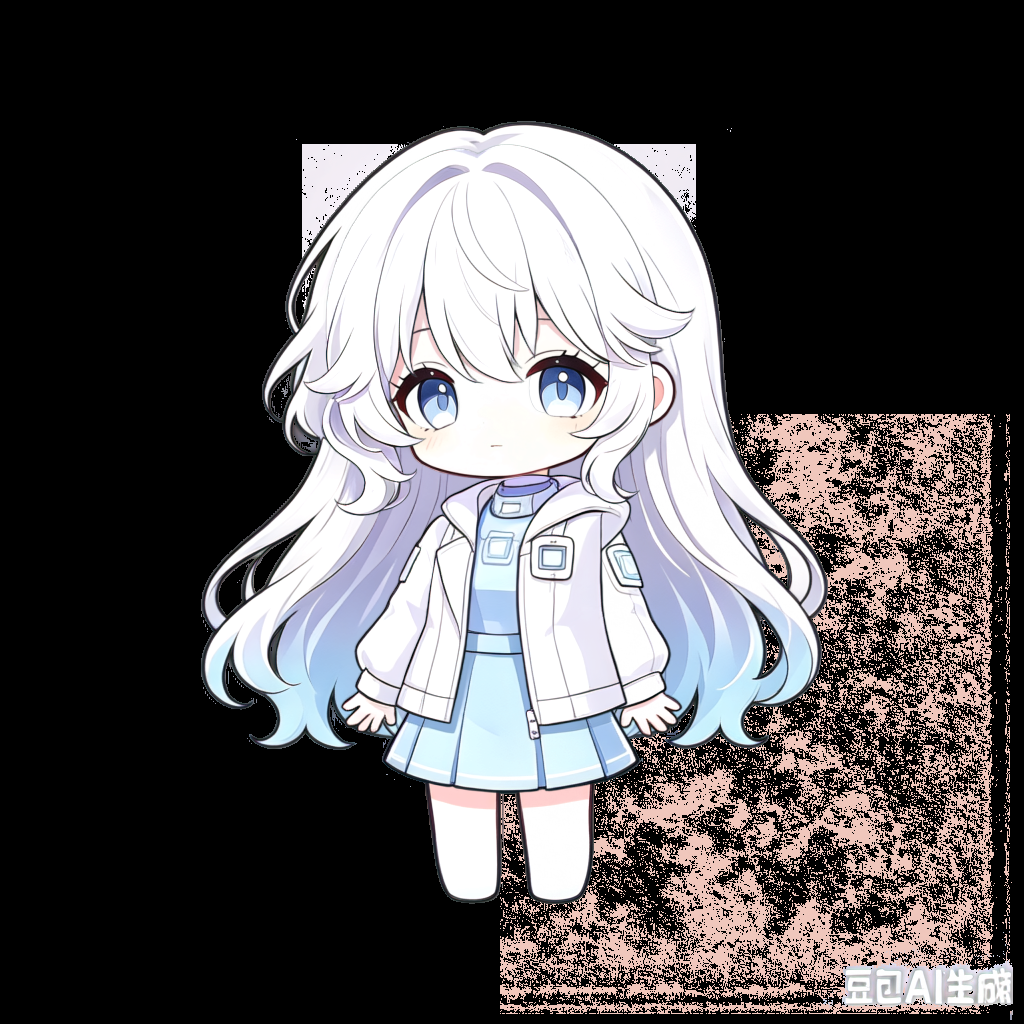
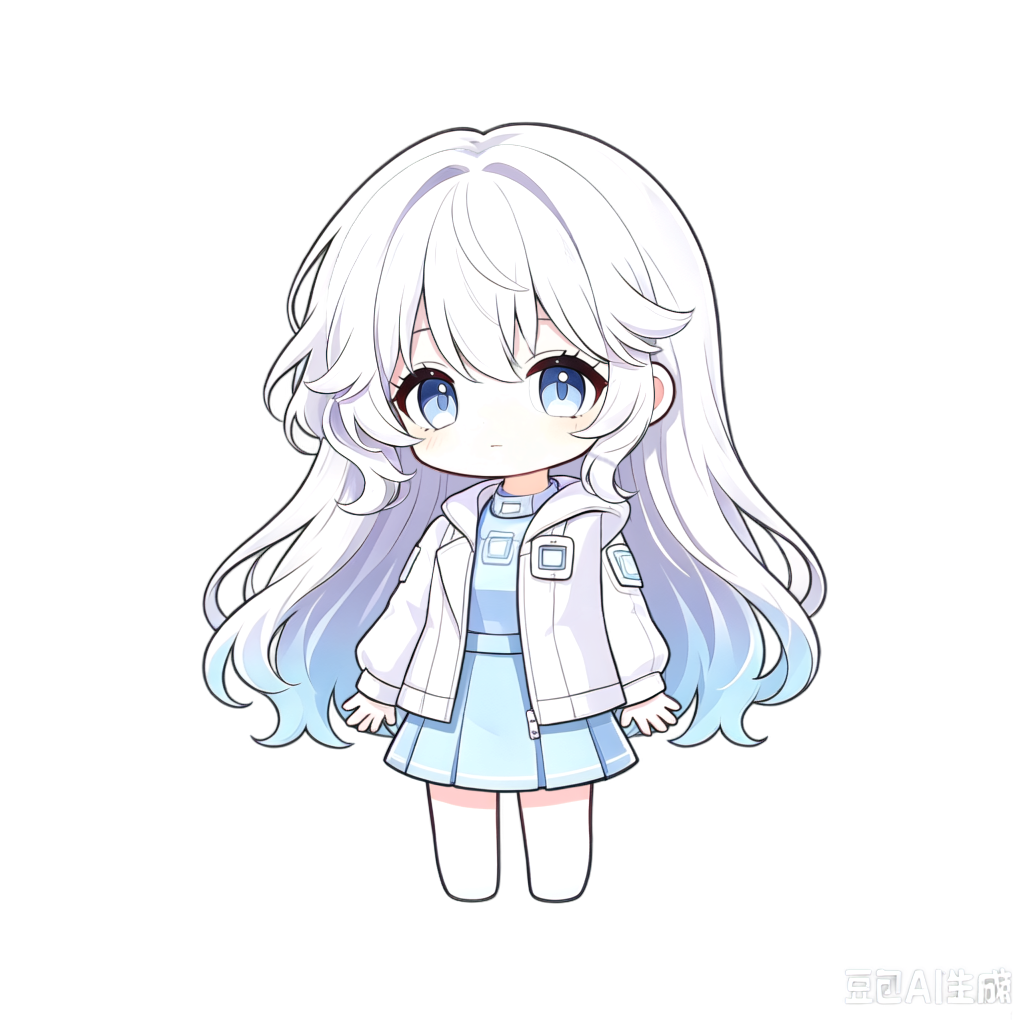
Layer changes from the first 1024 × 1024 image to the second:
painted on "front hair" over [324, 288, 620, 470]
moved "neck" above "topwear", painted on it over [500, 414, 1012, 1014]